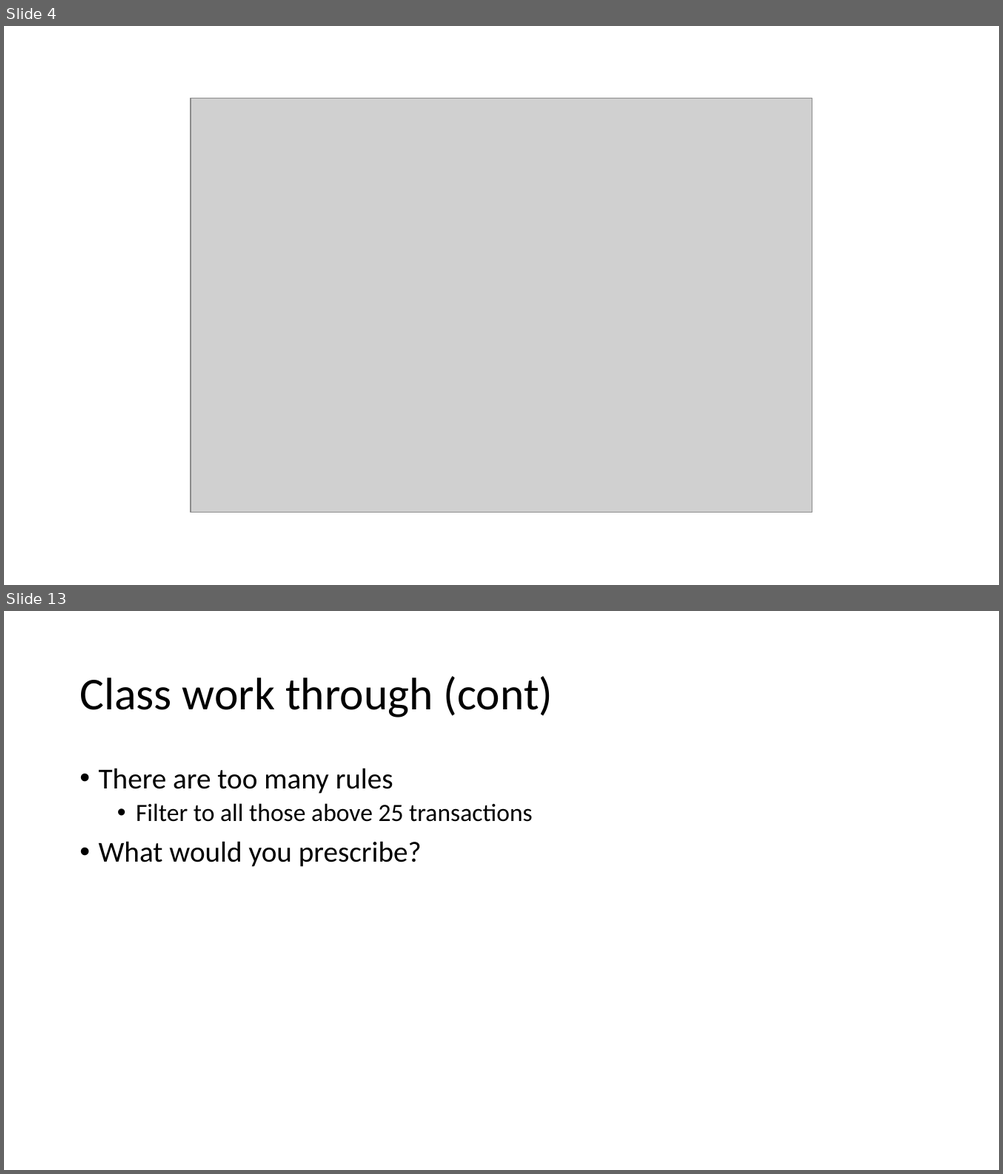
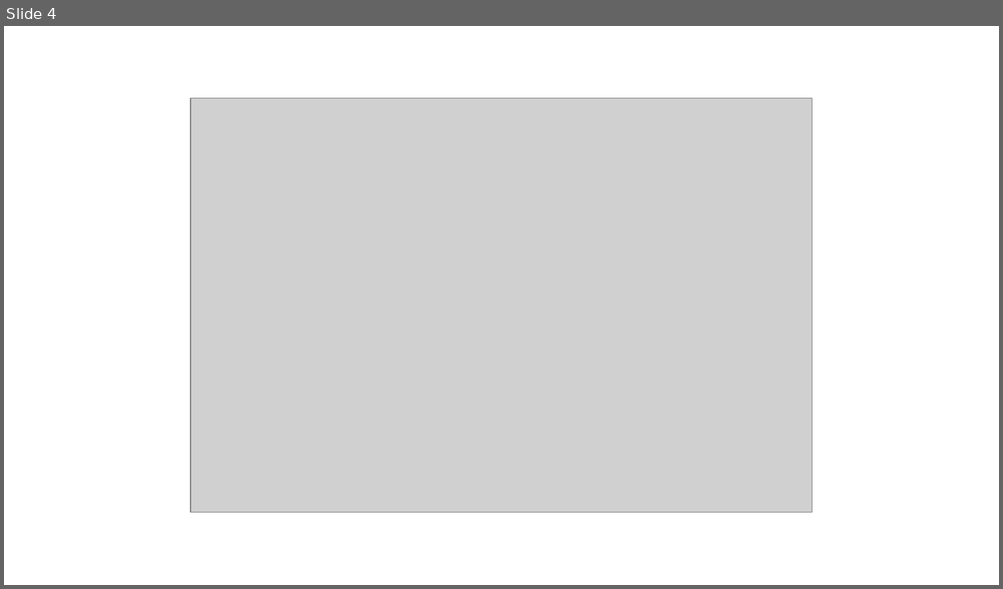
Before and after one commit to carolina-lima-salge/mist4610b, a slide deck: Predictive analytics.pptx. Shown one above the other, each under a label of ours: slides 4 and 13 before the commit, slide 4 after it; the slides between them are not shown. The pictures are 1003x1174 and 1003x589 pixels, drawn with LibreOffice and Linux fonts; fonts in the diff are those of the drawing; grey boxes stand for pictures. Boxes give left, top, right and bottom in pixels: in the first picture for what was removed or moved away, otherwise in the second. Text is boxed around its words. In the diff, an @@ line names an element or a change of style, - is before the commit and + after.

```diff
--- a/Predictive analytics.pptx
+++ b/Predictive analytics.pptx
@@ slide 13 removed at box(4, 611, 999, 1170), background #FFFFFF @@
@@ title removed at box(79, 676, 553, 718) @@
-Class work through (cont)
@@ text removed at box(99, 768, 532, 867) @@
-• There are too many rules
-  • Filter to all those above 25 transactions
-• What would you prescribe?
```
Also in this commit, not shown: 11 other slides removed, 1 other file.
